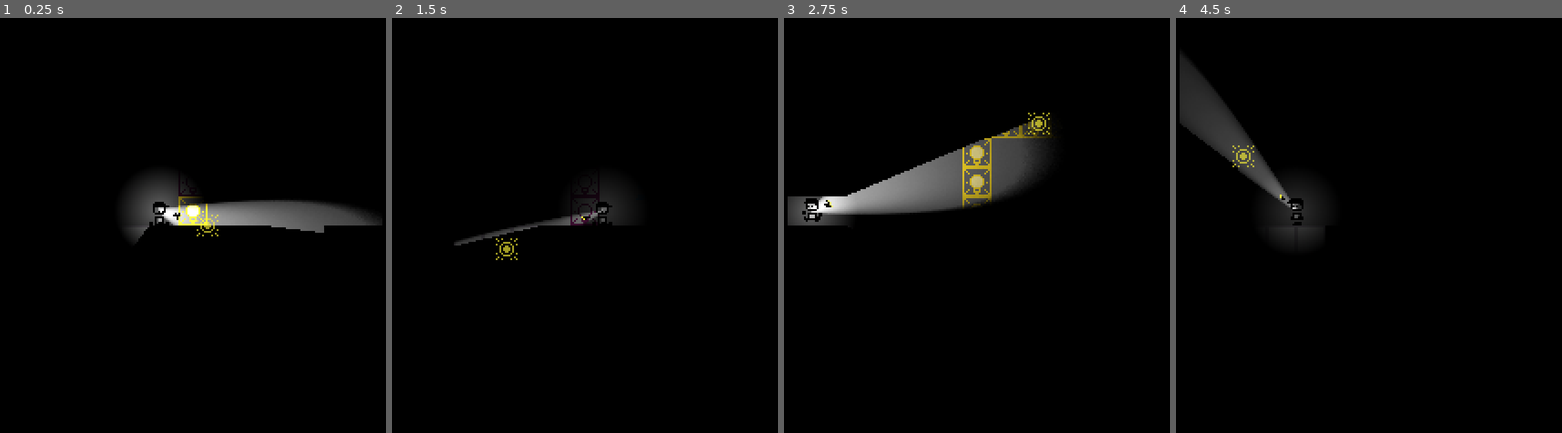
Above: before the commit, frames 1-4 (left to right).
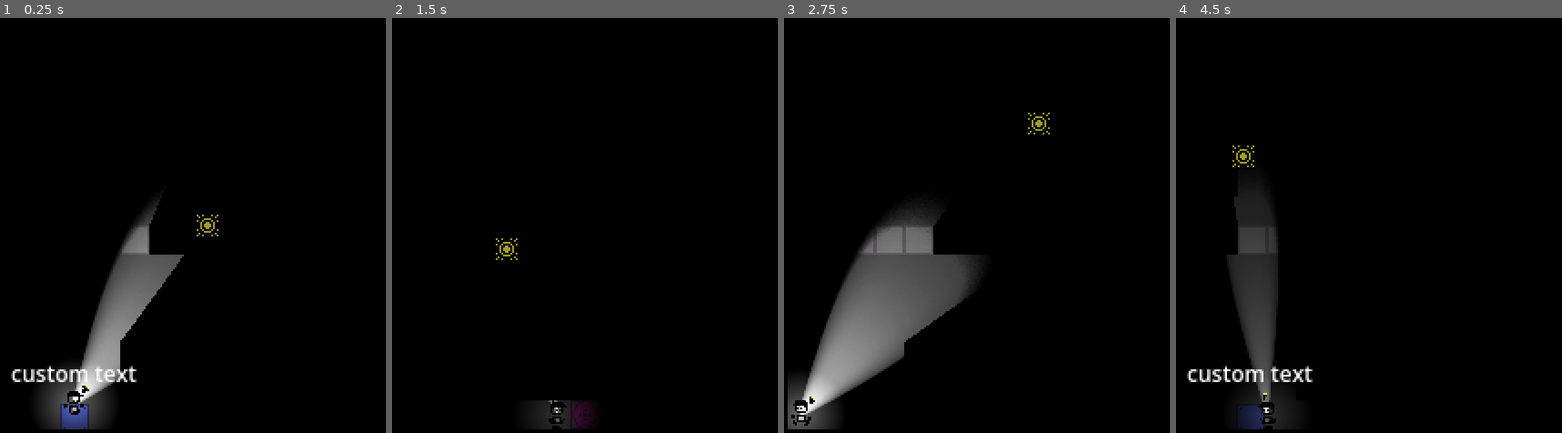
Above: after the commit, the same moments.

Repository: DylanPerry2098/ScreenTear
Game: Godot game, scene res://scenes/levels/test_room.tscn
Two runs of this game, one before a commit and one after it. Both use one fixed random seed, a clock stepped at 60 frames per second and the inputs below.
Inputs (mouse positions are in pixels of both pictures, inside the frame that each line leads up to):
- Up to frame 1 (0.25 s): no input
- Up to frame 2 (1.5 s): move the mouse to (700, 200) at 0.52 s; hold D (move_right) from 0.53 s (still down); tap E (interact) at 0.6 s; tap Space (jump) at 0.77 s; move the mouse to (507, 250) at 1.27 s; tap F (turn_off_flashlight) at 1.35 s
- Up to frame 3 (2.75 s): tap Space (jump) at 1.52 s; tap Enter at 2 s; move the mouse to (1038, 121) at 2.02 s; release D (move_right) at 2.03 s; hold A (move_left) from 2.03 s (still down); tap E (interact) at 2.1 s
- Up to frame 4 (4.5 s): move the mouse to (1361, 316) at 2.77 s; release A (move_left) at 2.78 s; hold D (move_right) 2.78-4.28 s; tap F (turn_off_flashlight) at 2.85, 4.35 s; tap Space (jump) at 3.02, 3.5, 3.77 s; move the mouse to (1523, 296) at 3.52 s; tap E (interact) at 3.6 s; move the mouse to (1245, 154) at 4.27 s; hold A (move_left) from 4.28 s (still down)

The runs differ from the first frame. In frame 1, 11% of the frame differs, in the area x 2-100%, y 38-100%; in frame 2, 2.0%; in frame 3, 18%, in the area x 0-70%, y 24-100%; in frame 4, 9.6%.

Commit message:
allow custom text on signs

Diff:
--- a/scenes/characters/player.tscn
+++ b/scenes/characters/player.tscn
@@ -180,6 +180,7 @@
 
 [node name="CollisionShape2D" type="CollisionShape2D" parent="." unique_id=662750080]
 unique_name_in_owner = true
+visible = false
 position = Vector2(0, 1)
 shape = SubResource("CircleShape2D_xhtjm")
 
--- a/scenes/gizmos/sign.tscn
+++ b/scenes/gizmos/sign.tscn
@@ -6,11 +6,10 @@
 [sub_resource type="CircleShape2D" id="CircleShape2D_i31h3"]
 radius = 12.0415945
 
-[node name="Sign" type="Area2D" unique_id=766328927 node_paths=PackedStringArray("label")]
+[node name="Sign" type="Area2D" unique_id=766328927]
 collision_layer = 0
 collision_mask = 2
 script = ExtResource("1_drq56")
-label = NodePath("Label")
 
 [node name="Sprite2D" type="Sprite2D" parent="." unique_id=662066544]
 texture = ExtResource("1_u7yem")
@@ -21,9 +20,18 @@
 
 [node name="Label" type="Label" parent="." unique_id=262790553]
 unique_name_in_owner = true
+visible = false
+anchors_preset = 8
+anchor_left = 0.5
+anchor_top = 0.5
+anchor_right = 0.5
+anchor_bottom = 0.5
 offset_left = -52.0
 offset_top = -33.0
 offset_right = 52.0
 offset_bottom = -16.0
+grow_horizontal = 2
+grow_vertical = 2
 theme_override_font_sizes/font_size = 12
-text = "This sign has text!"
+text = "test"
+horizontal_alignment = 1
--- a/scenes/levels/test_room.tscn
+++ b/scenes/levels/test_room.tscn
@@ -25,6 +25,7 @@
 
 [node name="Sign" parent="." unique_id=766328927 instance=ExtResource("10_x4gfd")]
 position = Vector2(55, 234)
+text = "custom text"
 
 [node name="UI" parent="." unique_id=1226678125 instance=ExtResource("6_asmw1")]
 
@@ -39,7 +40,7 @@
 position = Vector2(153, 34)
 
 [node name="Player" parent="." unique_id=366328777 instance=ExtResource("3_gyqsl")]
-position = Vector2(102, 114)
+position = Vector2(55, 209)
 
 [node name="Stalker" parent="." unique_id=763752193 instance=ExtResource("11_ronwj")]
 position = Vector2(189, 100)
--- a/scripts/objects/sign.gd
+++ b/scripts/objects/sign.gd
@@ -1,6 +1,8 @@
 extends Area2D
 
-@export var label: Label
+@export var text:String = "Hello, World!"
+
+@onready var label:Label = %Label
 
 # Called when the node enters the scene tree for the first time.
 func _ready() -> void:
@@ -8,6 +10,7 @@
 	body_exited.connect(_on_body_exited)
 
 	label.visible = false
+	label.text = text
 	await get_tree().physics_frame
 	label.reparent(UserInterface.instance)
 
